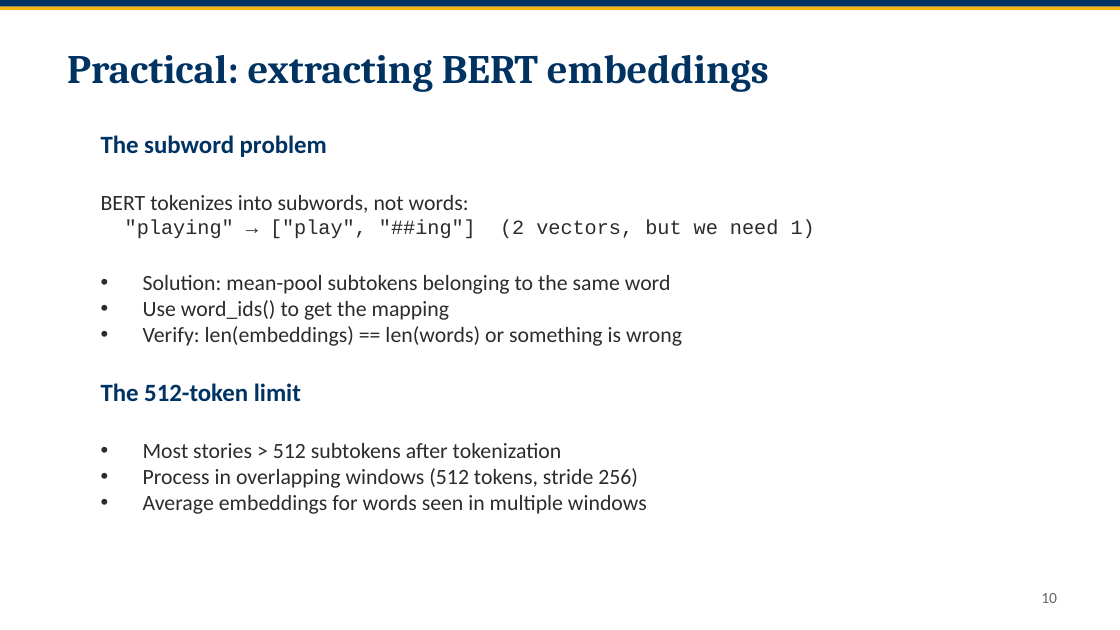
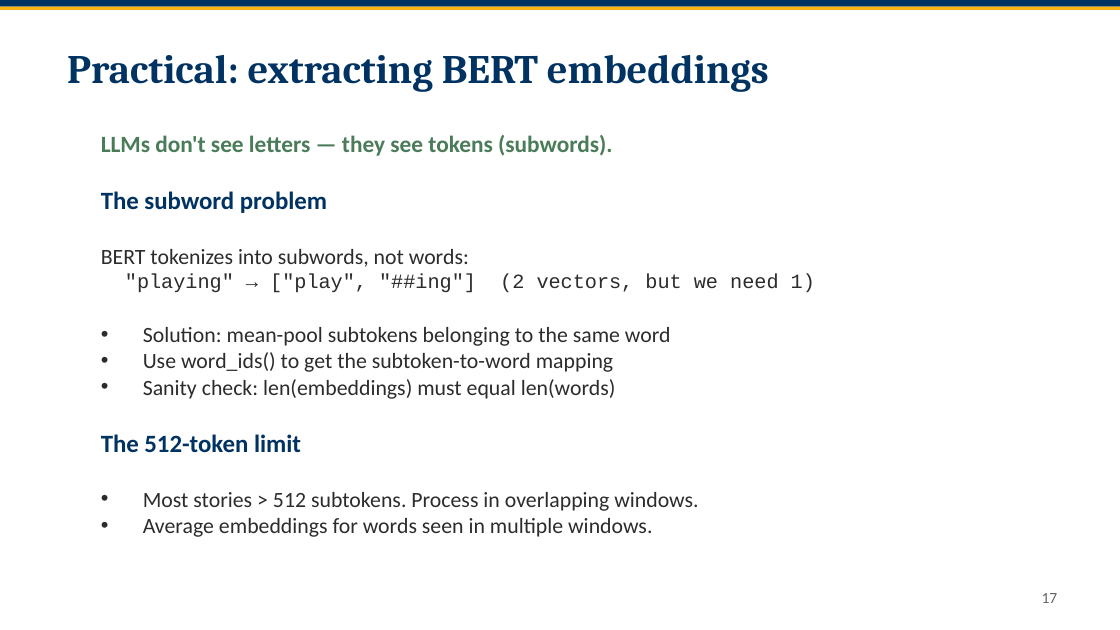
Before and after one commit to smrichardson/stat214, a slide deck: slide 17 of 26-214-discussion-week-13.pptx (slide 10 before the commit). Drawn at 1120x630 pixels with LibreOffice and Linux fonts; fonts in the diff are those of the drawing. Boxes give left, top, right and bottom in pixels: in the first picture for what was removed or moved away, otherwise in the second. Text is boxed around its words. In the diff, an @@ line names an element or a change of style, - is before the commit and + after.

```diff
--- a/26-214-discussion-week-13.pptx
+++ b/26-214-discussion-week-13.pptx
@@ text at box(101, 135, 612, 156): paragraph added @@
+LLMs don't see letters — they see tokens (subwords).
@@ text at box(143, 352, 616, 399): text changed @@
-• Use word_ids() to get the mapping
-• Verify: len(embeddings) == len(words) or something is wrong
+• Use word_ids() to get the subtoken-to-word mapping
+• Sanity check: len(embeddings) must equal len(words)
@@ text at box(143, 492, 698, 537): text changed @@
-• Most stories > 512 subtokens after tokenization
-• Process in overlapping windows (512 tokens, stride 256)
-• Average embeddings for words seen in multiple windows
+• Most stories > 512 subtokens. Process in overlapping windows.
+• Average embeddings for words seen in multiple windows.
@@ page number at box(1042, 593, 1058, 603): text changed @@
-10
+17
```
Also in this commit, not shown: 8 other slides changed, 8 slides added, 3 other files.
